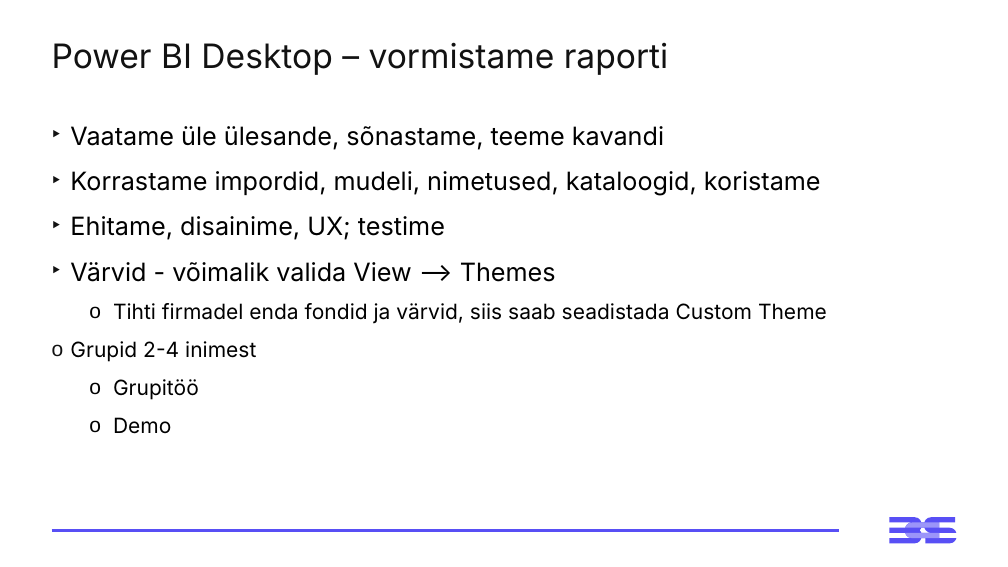
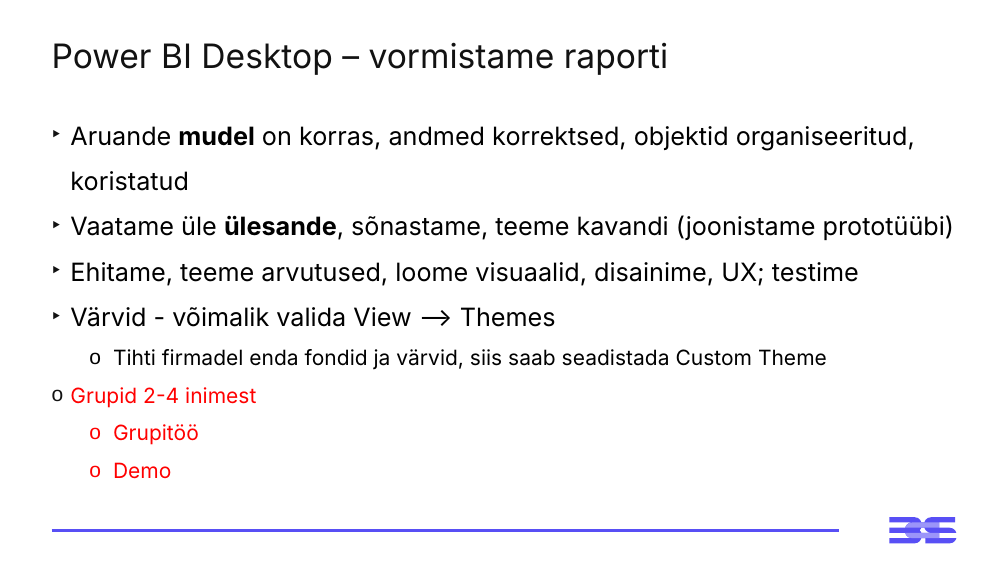
Before and after one commit to emilieabel/andmetarkus, a slide deck: slide 39 of Materjalid/Day3 M Visuaalid Andmelugu/3-paev-andmetarkus-esitlus.pptx (slide 33 before the commit). Drawn at 1008x567 pixels with LibreOffice and Linux fonts; fonts in the diff are those of the drawing. Boxes give left, top, right and bottom in pixels: in the first picture for what was removed or moved away, otherwise in the second. Text is boxed around its words. In the diff, an @@ line names an element or a change of style, - is before the commit and + after.

```diff
--- a/Materjalid/Day3 M Visuaalid Andmelugu/3-paev-andmetarkus-esitlus.pptx
+++ b/Materjalid/Day3 M Visuaalid Andmelugu/3-paev-andmetarkus-esitlus.pptx
@@ text at box(70, 126, 954, 286): text changed @@
-‣ Vaatame üle ülesande, sõnastame, teeme kavandi
-‣ Korrastame impordid, mudeli, nimetused, kataloogid, koristame
-‣ Ehitame, disainime, UX; testime
+‣ Aruande mudel on korras, andmed korrektsed, objektid organiseeritud, koristatud
+‣ Vaatame üle ülesande, sõnastame, teeme kavandi (joonistame prototüübi)
+‣ Ehitame, teeme arvutused, loome visuaalid, disainime, UX; testime
@@ text at box(70, 387, 256, 479): text colour #000000 to #FF0000 in "Grupid 2-4 inimest", "Grupitöö", "Demo" @@
```
Also in this commit, not shown: 10 other slides changed, 4 slides added, 2 slides removed.
